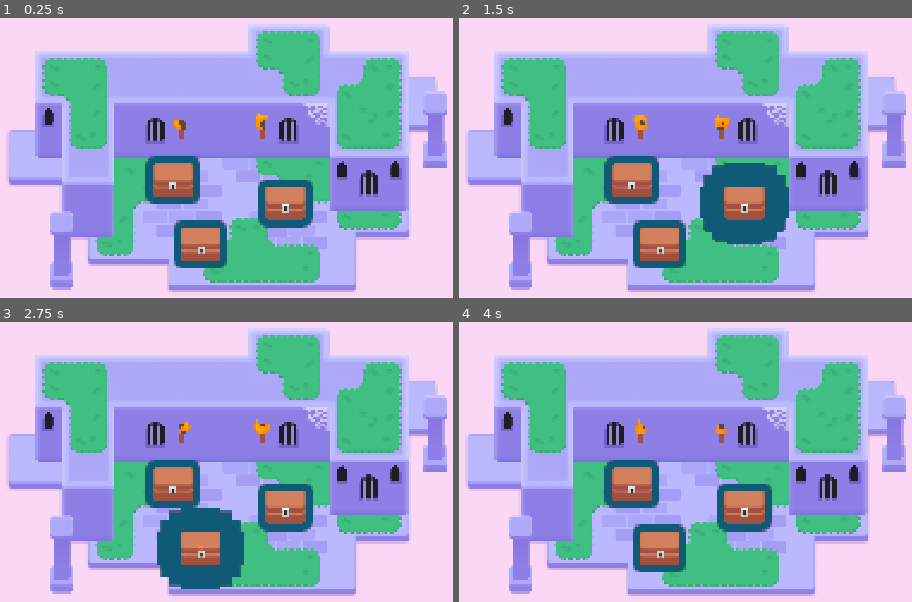
Above: before the commit, frames 1-4 (two rows, left to right).
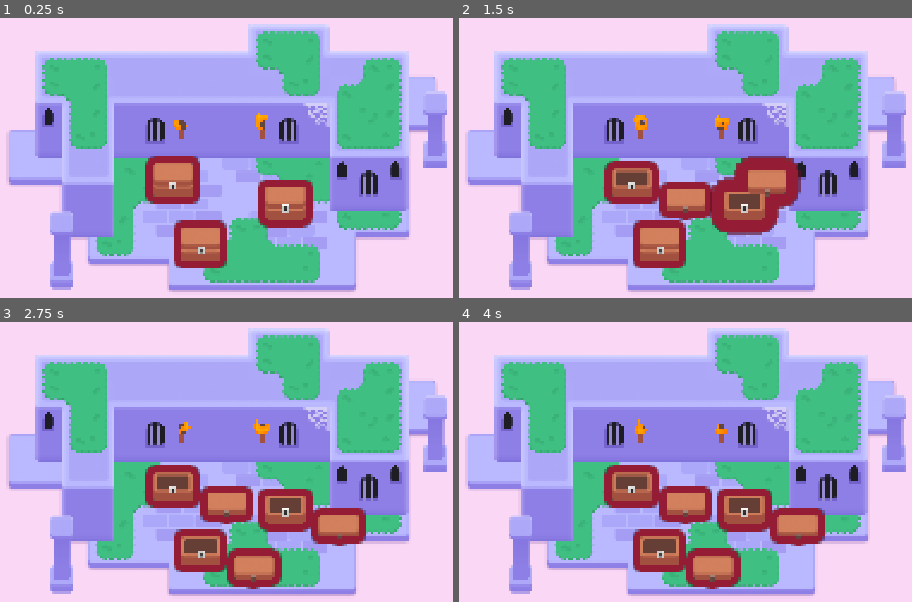
Above: after the commit, the same moments.

Repository: fredd-chan/M6Looting
Game: Godot game, scene res://lessons/mini_dungeon.tscn
The game is run twice, just before and just after one commit, with the same random seed, the same clock (stepped at 60 frames per second) and the same inputs.
Inputs (mouse positions are in pixels of both pictures, inside the frame that each line leads up to):
- Up to frame 1 (0.25 s): no input
- Up to frame 2 (1.5 s): tap Enter at 0.5 s; move the mouse to (631, 180) at 0.52 s; hold D (move_right) 0.53-1.28 s; tap Z at 0.6, 1.35 s; click (631, 180) at 0.67 s; tap Space at 0.77 s; move the mouse to (744, 202) at 1.27 s; hold S (move_down) from 1.28 s (still down); click (744, 202) at 1.42 s
- Up to frame 3 (2.75 s): tap Space at 1.52 s; move the mouse to (199, 548) at 2.02 s; release S (move_down) at 2.03 s; hold D (move_right) from 2.03 s (still down); tap Z at 2.1 s; click (199, 548) at 2.17 s
- Up to frame 4 (4 s): move the mouse to (640, 568) at 2.77 s; release D (move_right) at 2.78 s; hold W (move_up) 2.78-3.53 s; tap Z at 2.85, 3.6 s; click (640, 568) at 2.92 s; tap Space at 3.02, 3.77 s; move the mouse to (outside the picture) at 3.52 s; hold A (move_left) from 3.53 s (still down); click (outside the picture) at 3.67 s

The runs differ from the first frame. In frame 1, 2.8% of the frame differs, in the area x 32-70%, y 49-90%; in frame 2, 8.9%; in frame 3, 11%, in the area x 32-81%, y 49-96%; in frame 4, 9.2%.

Commit message:
M6L5 completed

Diff:
--- a/lessons/chest/chest.gd
+++ b/lessons/chest/chest.gd
@@ -1,6 +1,25 @@
 extends Area2D
 
 @onready var canvas_group: CanvasGroup = $CanvasGroup
+@onready var animation_player: AnimationPlayer = $AnimationPlayer
+var is_open := false
+
+func open() -> void:
+	if is_open:
+		return
+
+	is_open = true
+	animation_player.play("open")
+	input_pickable = false
+
+func _input_event(viewport: Viewport, event: InputEvent, shape_idx: int) -> void:
+	var event_is_mouse_click: bool = (
+		event is InputEventMouseButton and
+		event.button_index == MOUSE_BUTTON_LEFT and
+		event.is_pressed()
+	)
+	if event_is_mouse_click:
+		open()
 
 func _ready() -> void:
 	canvas_group.material.set_shader_parameter("line_thickness", 3.0)
--- a/lessons/chest/chest.tscn
+++ b/lessons/chest/chest.tscn
@@ -9,7 +9,7 @@
 [sub_resource type="ShaderMaterial" id="ShaderMaterial_65g6b"]
 resource_local_to_scene = true
 shader = ExtResource("1_12as2")
-shader_parameter/line_color = Color(0.056996055, 0.3546186, 0.4680819, 1)
+shader_parameter/line_color = Color(0.5814851, 0.1091251, 0.20435774, 1)
 shader_parameter/line_thickness = 4.0
 shader_parameter/viewport_scale = Vector2(1, 1)
 
